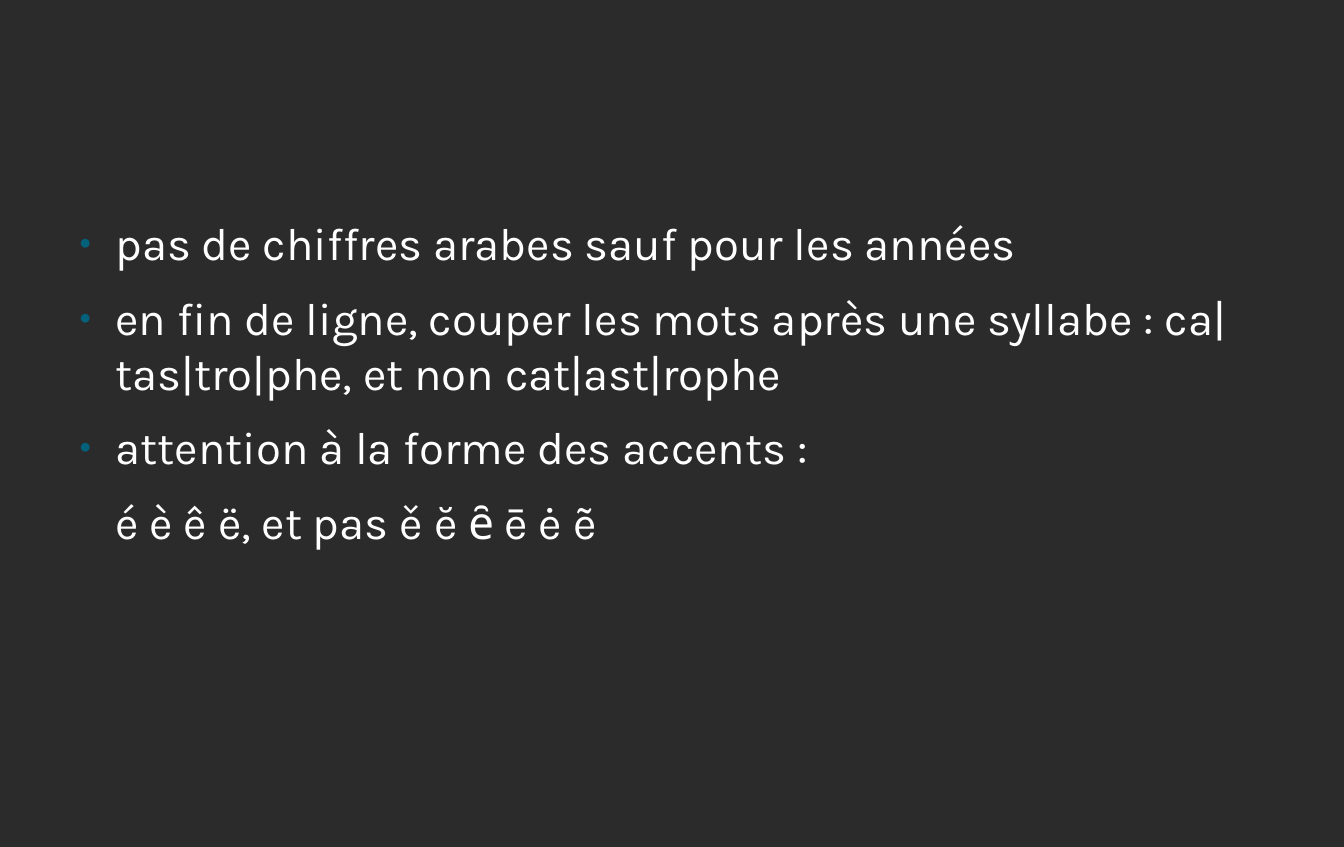
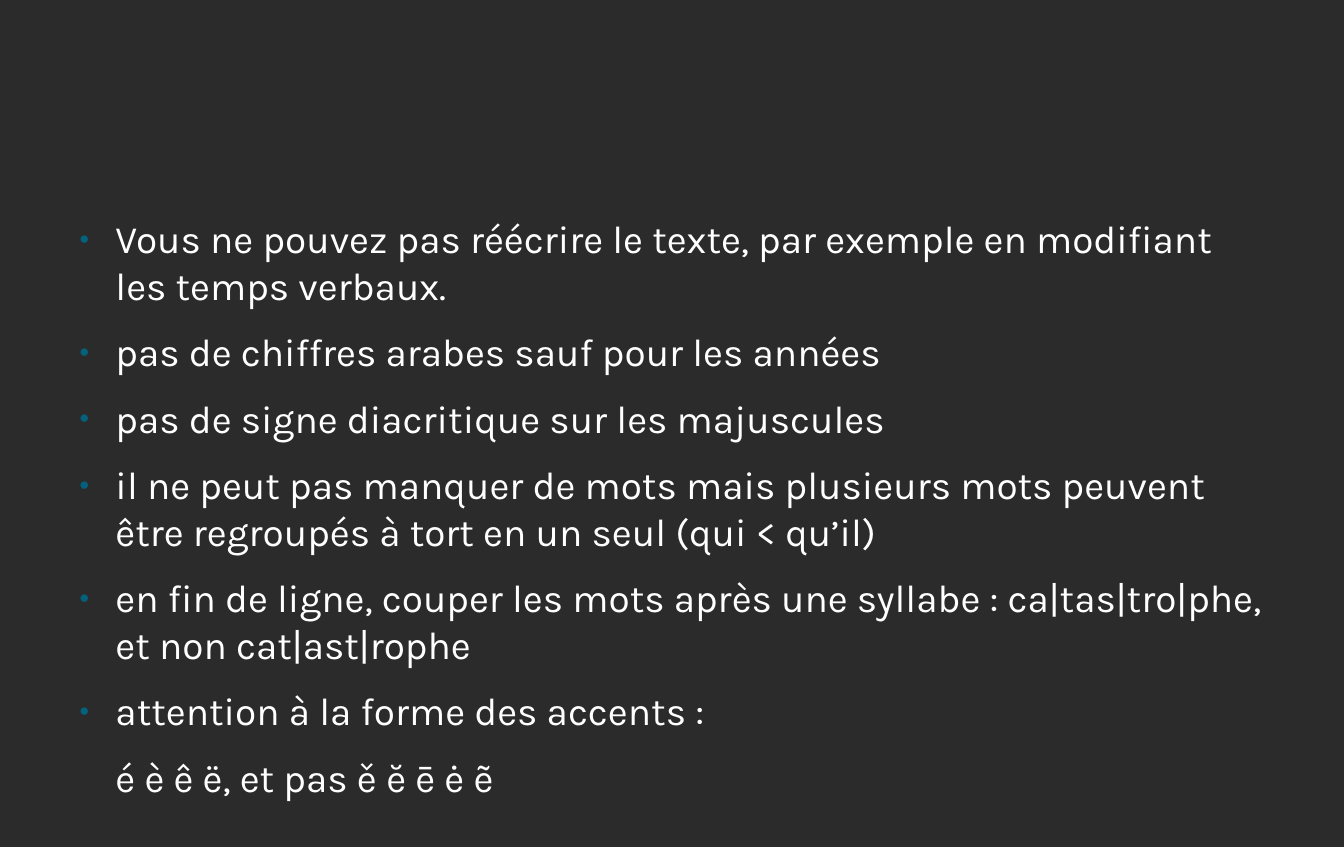
Before and after one commit to suizokukan/discipulis, a slide deck: slide 2 of 20_fautes/règles du jeu.odp. Drawn at 1344x847 pixels with LibreOffice and Linux fonts; fonts in the diff are those of the drawing; background and template pictures are left out; a plain dark background stands for a picture behind light text. Boxes give left, top, right and bottom in pixels: in the first picture for what was removed or moved away, otherwise in the second. Text is boxed around its words. In the diff, an @@ line names an element or a change of style, - is before the commit and + after.

Commit message:
modifié :         "20_fautes/r\303\250gles du jeu.odp"

```diff
--- a/20_fautes/règles du jeu.odp
+++ b/20_fautes/règles du jeu.odp
@@ text at (115, 223, 1212, 309): paragraph added @@
+● Vous ne pouvez pas réécrire le texte, par exemple en modifiant les temps verbaux.
@@ text at (115, 336, 1262, 726): size 32 to 27.2 pt in "pas de chiffres arabes sauf pour les ...", "en fin de ligne, couper les mots ...", "attention à la forme des accents :" @@
@@ text at (115, 406, 1205, 555): paragraphs added @@
+● pas de signe diacritique sur les majuscules
+● il ne peut pas manquer de mots mais plusieurs mots peuvent être regroupés à tort en un seul (qui < qu’il)
@@ text at (115, 762, 477, 801): text changed; size 32 to 27.2 pt @@
-é è ê ë, et pas ě ĕ ȇ ē ė ẽ
+é è ê ë, et pas ě ĕ ē ė ẽ
```
